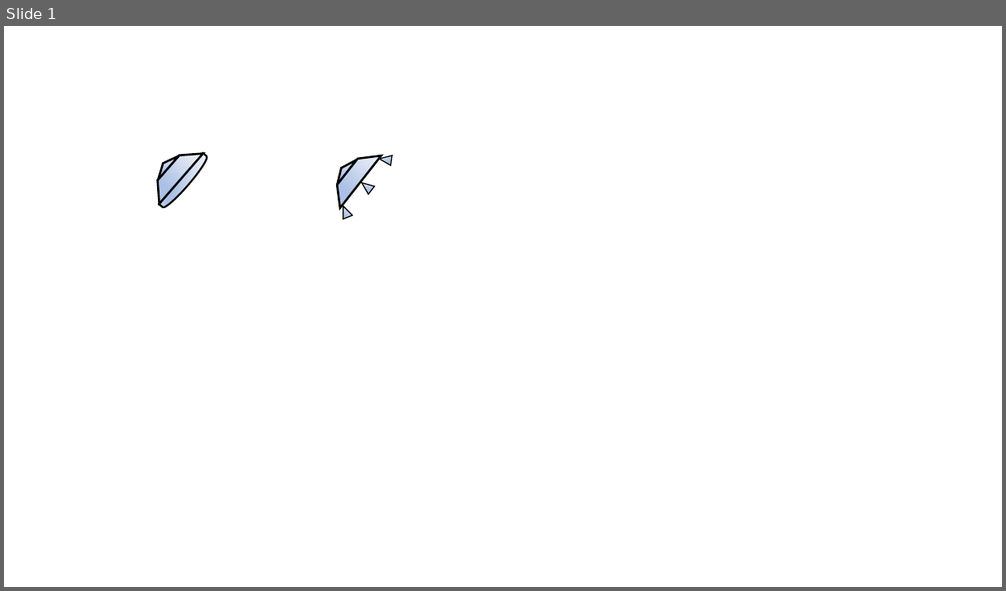
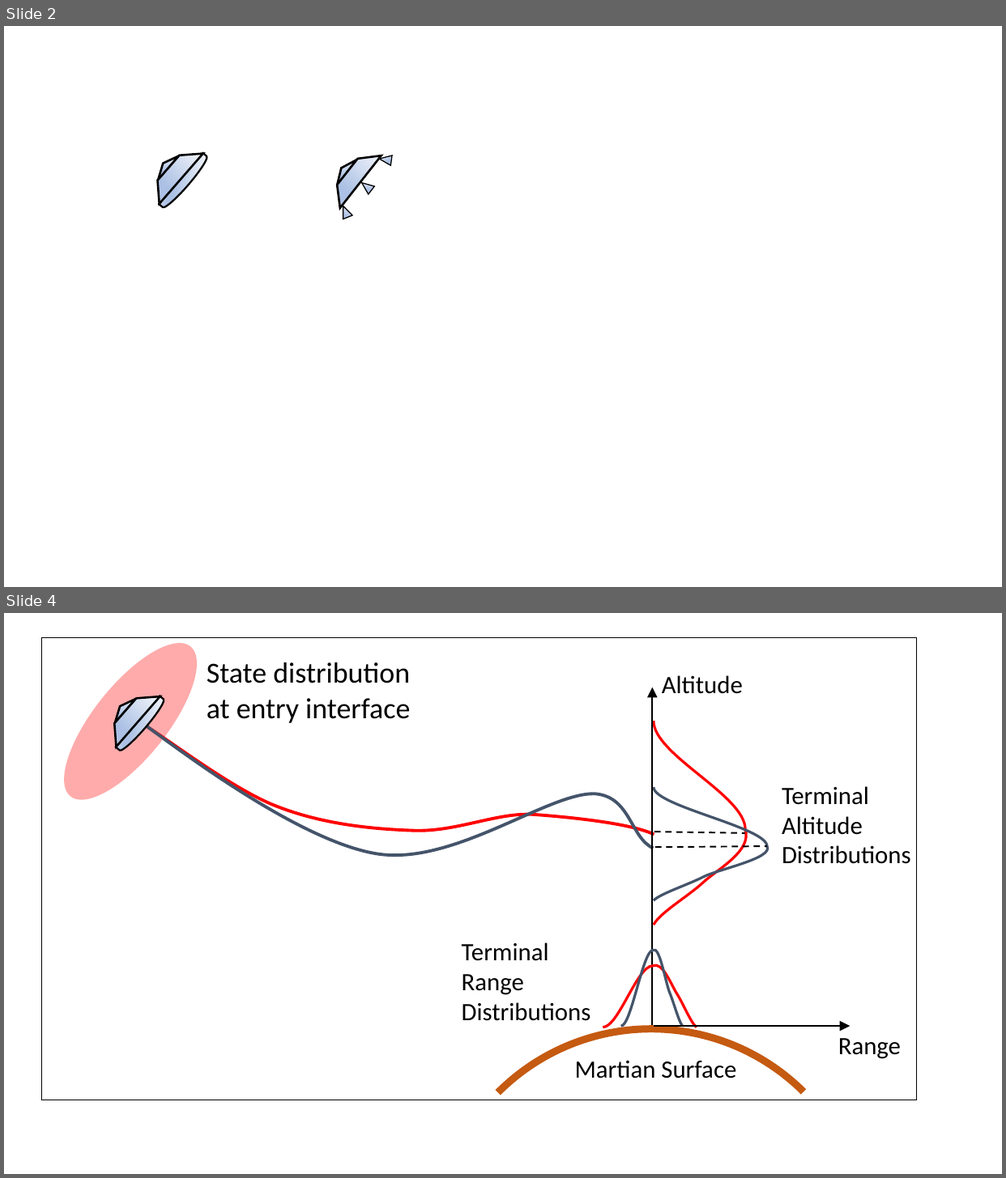
Before and after one commit to CDNoyes/EDL-Py, a slide deck: Documents/Dissertation/Figures.pptx. Shown one above the other, each under a label of ours: slide 1 before the commit, slides 2 and 4 after it; the slides between them are not shown. The pictures are 1006x591 and 1006x1178 pixels, drawn with LibreOffice and Linux fonts; fonts in the diff are those of the drawing. Boxes give left, top, right and bottom in pixels: in the first picture for what was removed or moved away, otherwise in the second. Text is boxed around its words. In the diff, an @@ line names an element or a change of style, - is before the commit and + after.

```diff
--- a/Documents/Dissertation/Figures.pptx
+++ b/Documents/Dissertation/Figures.pptx
@@ slide 4 added at [4, 613, 1002, 1174], background #FFFFFF @@
@@ ellipse added at [42, 624, 219, 820], fill #FF0000 at 33% opacity @@
@@ rectangle added at [42, 637, 918, 1101], outline #000000 1 pt @@
@@ text added at [206, 662, 410, 723], 28 pt, text #000000 @@
+State distribution
+at entry interface
@@ text added at [662, 675, 743, 694], 24 pt, text #000000 @@
+Altitude
@@ triangle added at [109, 694, 136, 723], fill gradient #F6F8FC to #ABC0E4 to #C7D5ED, outline #000000 2 pt @@
@@ diag stripe added at [113, 696, 163, 747], fill gradient #F6F8FC to #ABC0E4 to #C7D5ED, outline #000000 2 pt @@
@@ flow chart delay added at [116, 696, 167, 753], fill gradient #F6F8FC to #ABC0E4 to #C7D5ED, outline #000000 1.75 pt @@
@@ arrow added from (652, 1027) to (652, 687), #000000 1.75 pt @@
@@ freeform shape added at [136, 718, 653, 855], outline #44546A 3 pt @@
@@ freeform shape added at [138, 721, 654, 835], outline #FF0000 3 pt @@
@@ freeform shape added at [654, 722, 746, 926], outline #FF0000 2.5 pt @@
@@ freeform shape added at [654, 786, 768, 901], outline #44546A 2.5 pt @@
@@ text added at [782, 786, 911, 864], 24 pt, text #000000 @@
+Terminal Altitude Distributions
@@ line added from (654, 832) to (745, 833), #000000 1.5 pt dashed @@
@@ line added from (655, 847) to (768, 846), #000000 1.5 pt dashed @@
@@ arc (boxed as its full ellipse) added at [346, 939, 957, 1174], outline #C55A11 7 pt @@
@@ text added at [462, 943, 591, 1021], 24 pt, text #000000 @@
+Terminal Range Distributions
@@ freeform shape added at [621, 950, 682, 1026], outline #44546A 2.5 pt @@
@@ freeform shape added at [603, 965, 697, 1028], outline #FF0000 2.5 pt @@
@@ arrow added from (654, 1026) to (850, 1026), #000000 1.75 pt @@
@@ text added at [838, 1038, 901, 1059], 24 pt, text #000000 @@
+Range
@@ text added at [575, 1060, 736, 1079], 24 pt, text #000000 @@
+Martian Surface
@@ what was slide 1 is now slide 2 @@
```
Also in this commit, not shown: 1 slide changed, 2 other slides added, 34 other files.
